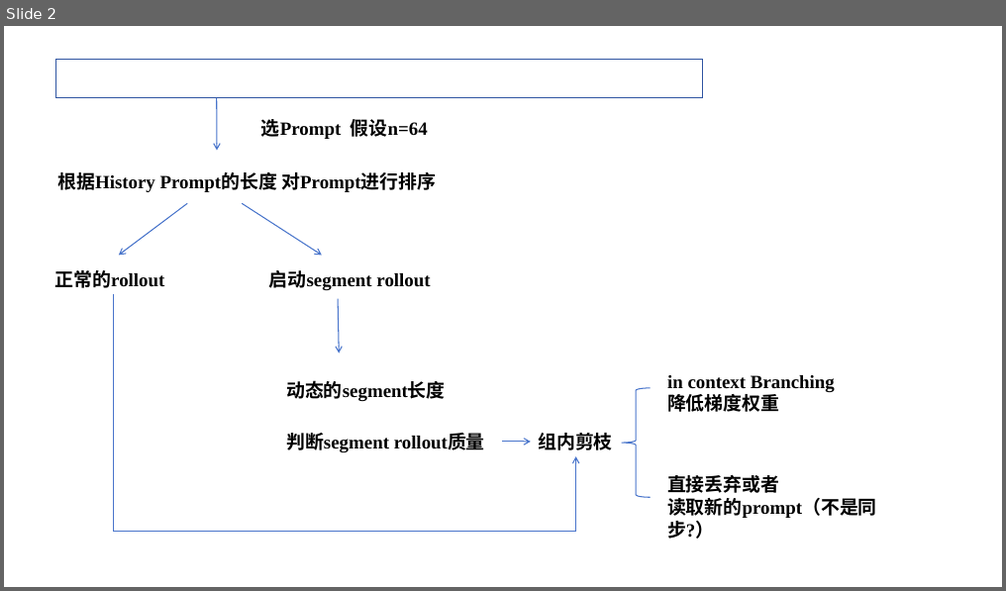
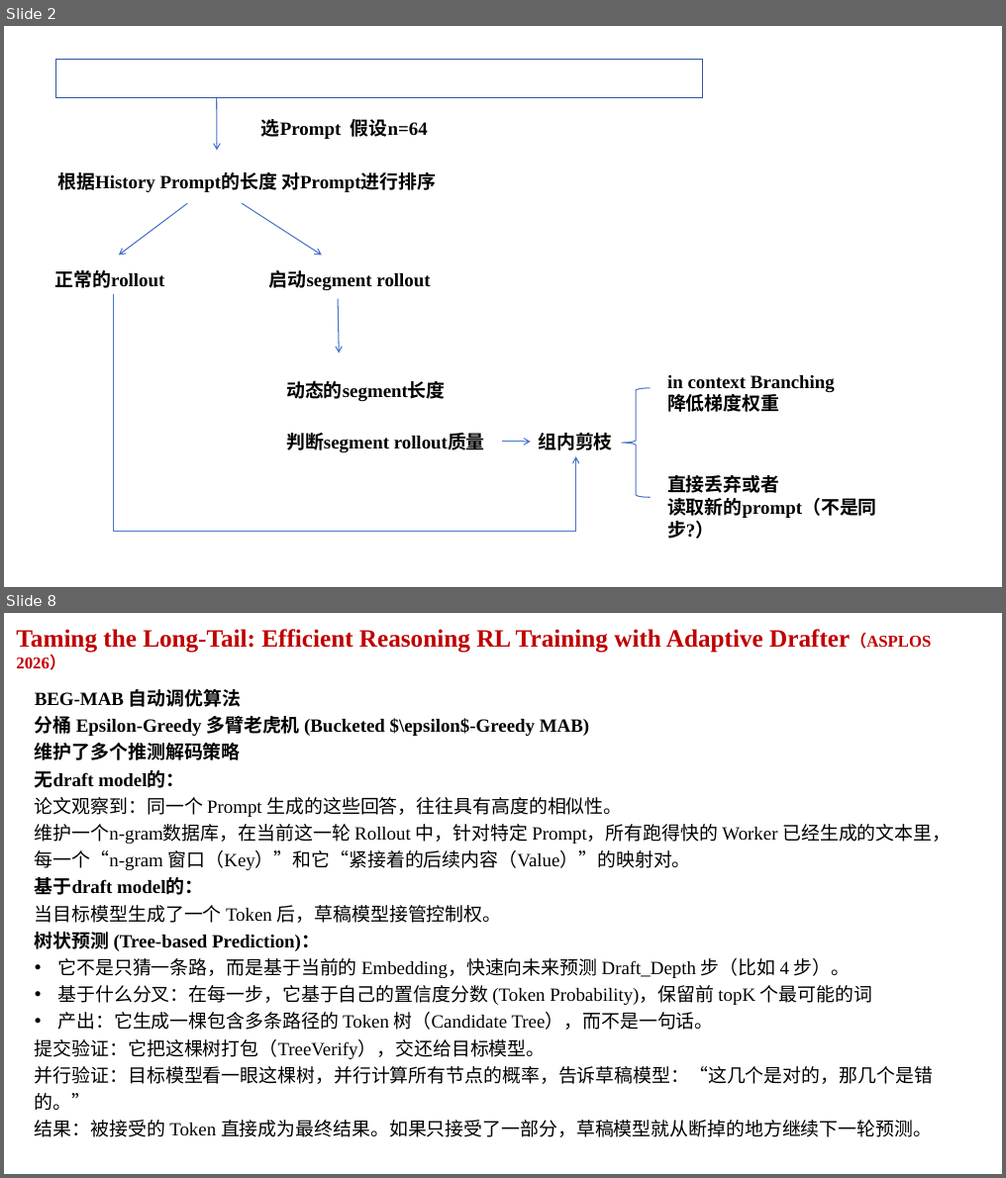
Before and after one commit to Watsontao/mindrlhf, a slide deck: 方案.pptx. Shown one above the other, each under a label of ours: slide 2 before the commit, slides 2 and 8 after it; the slides between them are not shown. The pictures are 1006x591 and 1006x1178 pixels, drawn with LibreOffice and Linux fonts; fonts in the diff are those of the drawing. Boxes give left, top, right and bottom in pixels: in the first picture for what was removed or moved away, otherwise in the second. Text is boxed around its words. In the diff, an @@ line names an element or a change of style, - is before the commit and + after.

```diff
--- a/方案.pptx
+++ b/方案.pptx
@@ slide 8 added at (4, 613, 1002, 1174), background #FFFFFF @@
@@ text added at (16, 629, 932, 653), 24 pt, text #C00000, bold @@
+Taming the Long-Tail: Efficient Reasoning RL Training with Adaptive Drafter（ASPLOS 2026）
@@ text added at (35, 689, 950, 1138), 18 pt, text #000000 @@
+BEG-MAB 自动调优算法
+分桶 Epsilon-Greedy 多臂老虎机 (Bucketed $\epsilon$-Greedy MAB)
+维护了多个推测解码策略
+无draft model的：
+论文观察到：同一个 Prompt 生成的这些回答，往往具有高度的相似性。
+维护一个n-gram数据库，在当前这一轮 Rollout 中，针对特定 Prompt，所有跑得快的 Worker 已经生成的文本里，每一个“n-gram 窗口（Key）”和它“紧接着的后续内容（Value）”的映射对。
+基于draft model的：
+当目标模型生成了一个 Token 后，草稿模型接管控制权。
+树状预测 (Tree-based Prediction)：
+• 它不是只猜一条路，而是基于当前的 Embedding，快速向未来预测 Draft_Depth 步（比如 4 步）。
+• 基于什么分叉：在每一步，它基于自己的置信度分数 (Token Probability)，保留前 topK 个最可能的词
+• 产出：它生成一棵包含多条路径的 Token 树（Candidate Tree），而不是一句话。
+提交验证：它把这棵树打包（TreeVerify），交还给目标模型。
+并行验证：目标模型看一眼这棵树，并行计算所有节点的概率，告诉草稿模型：“这几个是对的，那几个是错的。”
+结果：被接受的 Token 直接成为最终结果。如果只接受了一部分，草稿模型就从断掉的地方继续下一轮预测。
```
Also in this commit, not shown: 11 other slides added, 1 other file.
